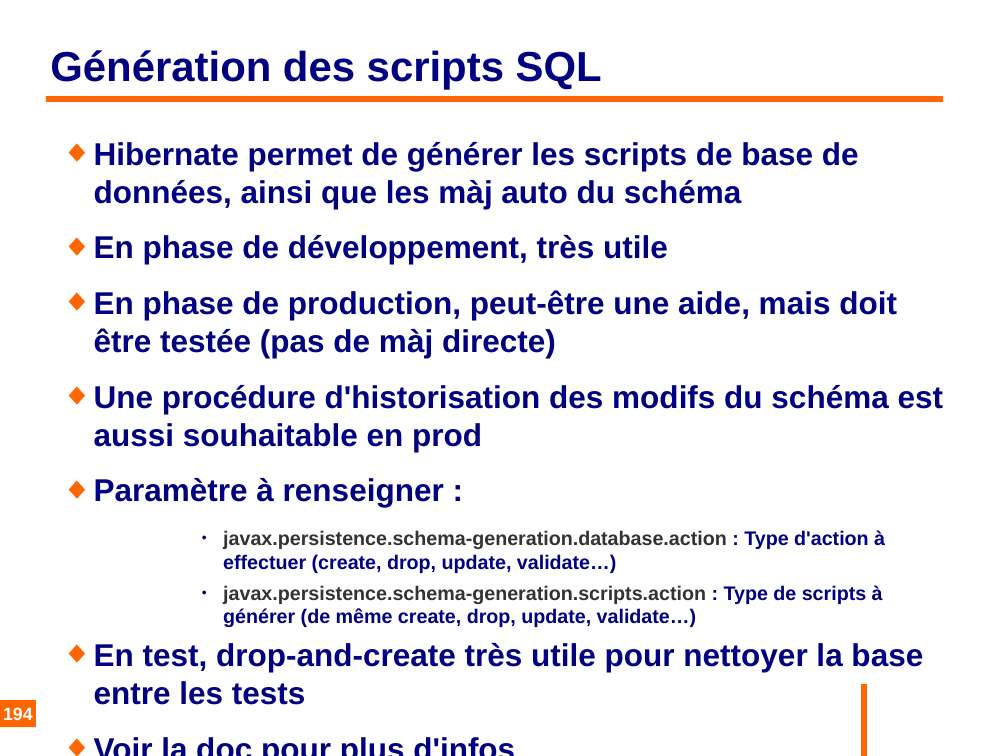
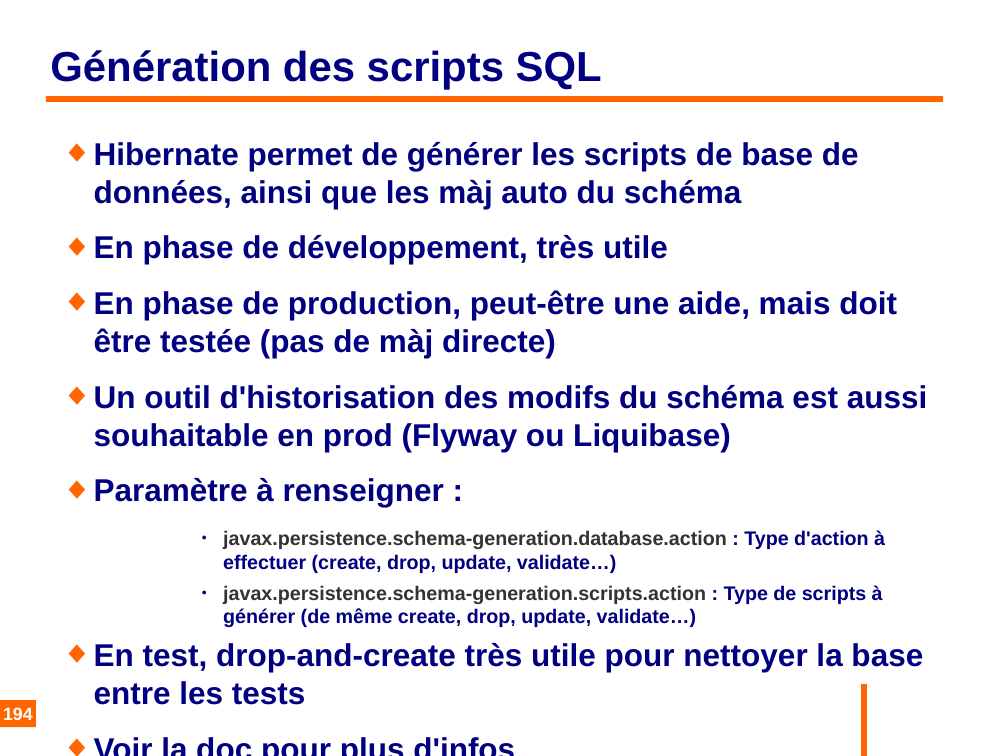
Before and after one commit to philphils/formation-hibernate-basique, a slide deck: slide 194 of Documentation/diapo_formation_hibernate.odp. Drawn at 1008x756 pixels with LibreOffice and Linux fonts; fonts in the diff are those of the drawing; background and template pictures are left out. Boxes give left, top, right and bottom in pixels: in the first picture for what was removed or moved away, otherwise in the second. Text is boxed around its words. In the diff, an @@ line names an element or a change of style, - is before the commit and + after.

Commit message:
Flyway ou liquibase

```diff
--- a/Documentation/diapo_formation_hibernate.odp
+++ b/Documentation/diapo_formation_hibernate.odp
@@ text at (94,385,928,452): text changed @@
-◆ Une procédure d'historisation des modifs du schéma est aussi souhaitable en prod
+◆ Un outil d'historisation des modifs du schéma est aussi souhaitable en prod (Flyway ou Liquibase)
```
